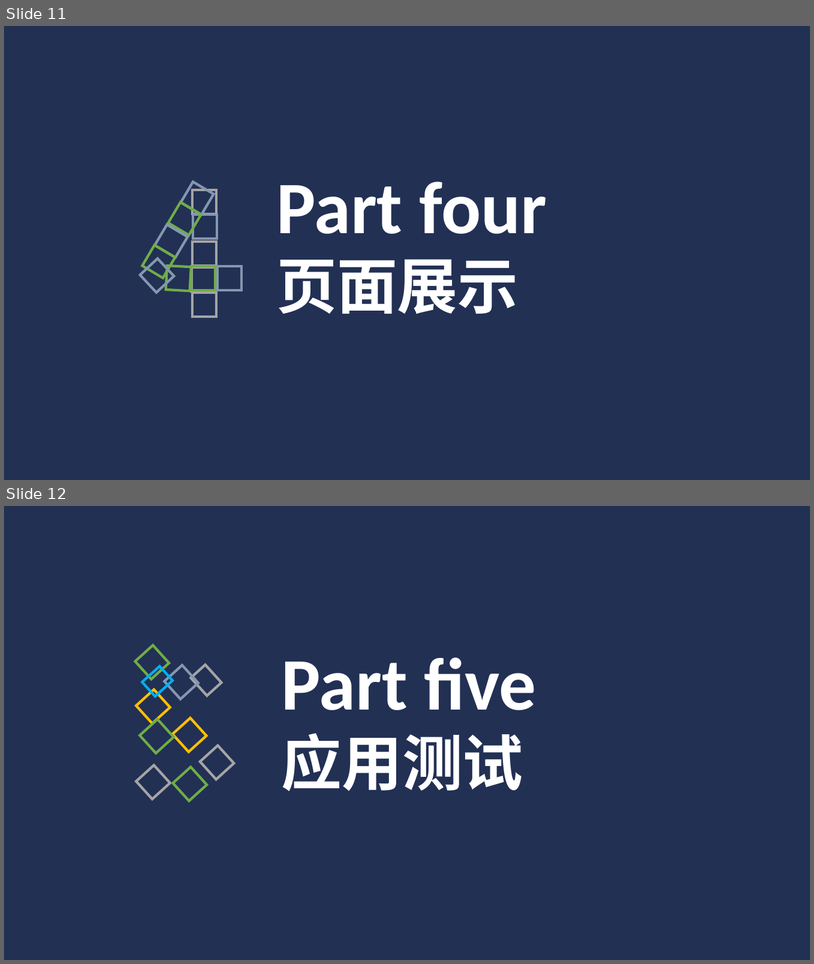
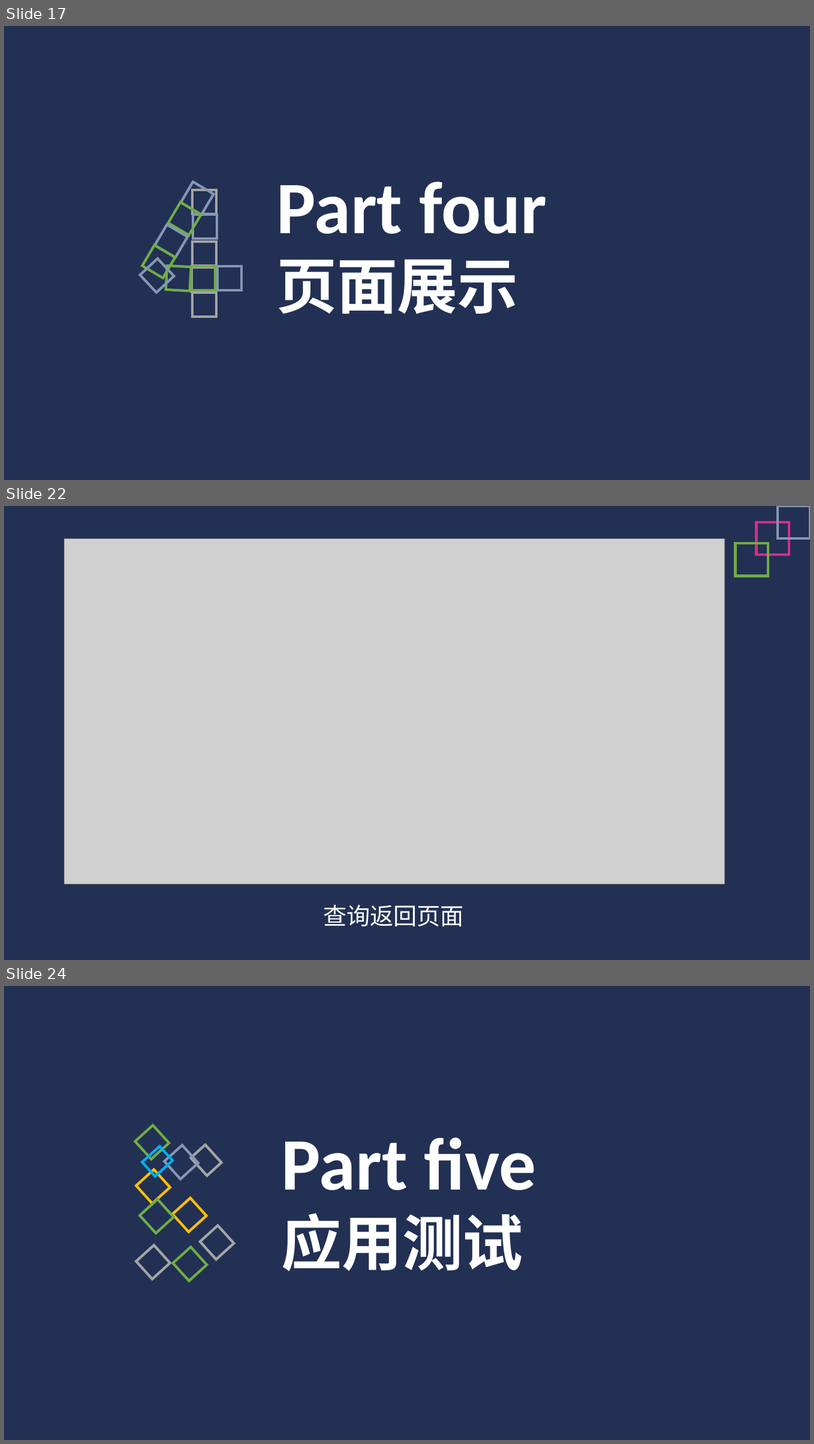
Before and after one commit to Glossy/WebEngineering, a slide deck: tasks/展示.pptx. Shown one above the other, each under a label of ours: slides 11 and 12 before the commit, slides 17, 22 and 24 after it; the slides between them are not shown. The pictures are 814x964 and 814x1444 pixels, drawn with LibreOffice and Linux fonts; fonts in the diff are those of the drawing; grey boxes stand for pictures. Boxes give left, top, right and bottom in pixels: in the first picture for what was removed or moved away, otherwise in the second. Text is boxed around its words. In the diff, an @@ line names an element or a change of style, - is before the commit and + after.

```diff
--- a/tasks/展示.pptx
+++ b/tasks/展示.pptx
@@ slide 22 added at box(4, 506, 810, 960), background #FFFFFF; not listed: 2 template elements that a slide beside it also shows @@
@@ rectangle added at box(757, 522, 790, 555), outline #DA2B89 3 pt @@
@@ rectangle added at box(778, 506, 810, 538), outline #8497B0 3 pt @@
@@ picture added at box(65, 538, 726, 883) @@
@@ rectangle added at box(736, 544, 768, 576), outline #70AD47 3 pt @@
@@ text added at box(323, 904, 464, 926), 28 pt, text #FFFFFF @@
+查询返回页面
@@ what was slide 11 is now slide 17 @@
@@ what was slide 12 is now slide 24 @@
```
Also in this commit, not shown: 13 other slides added.
